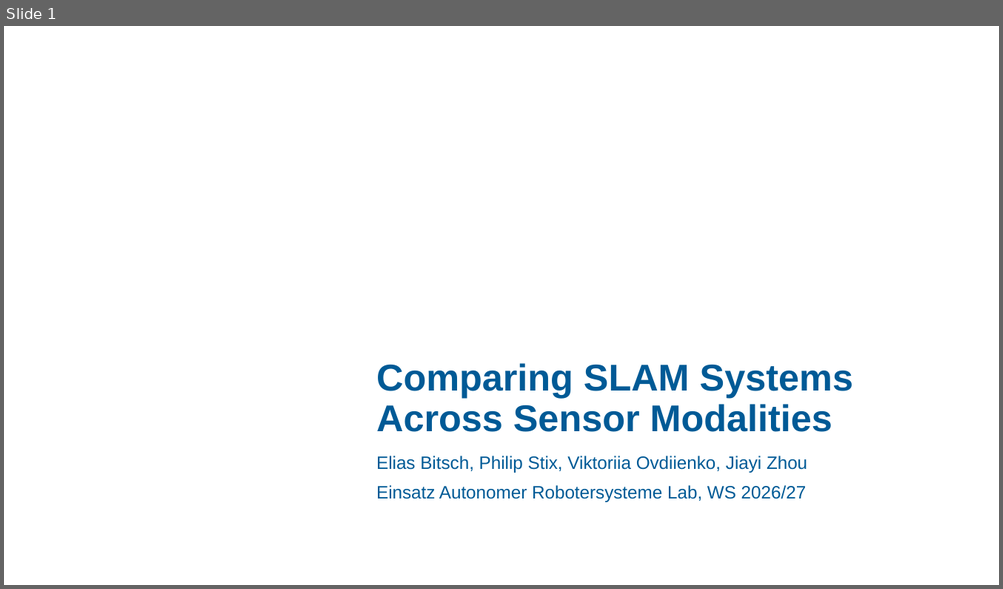
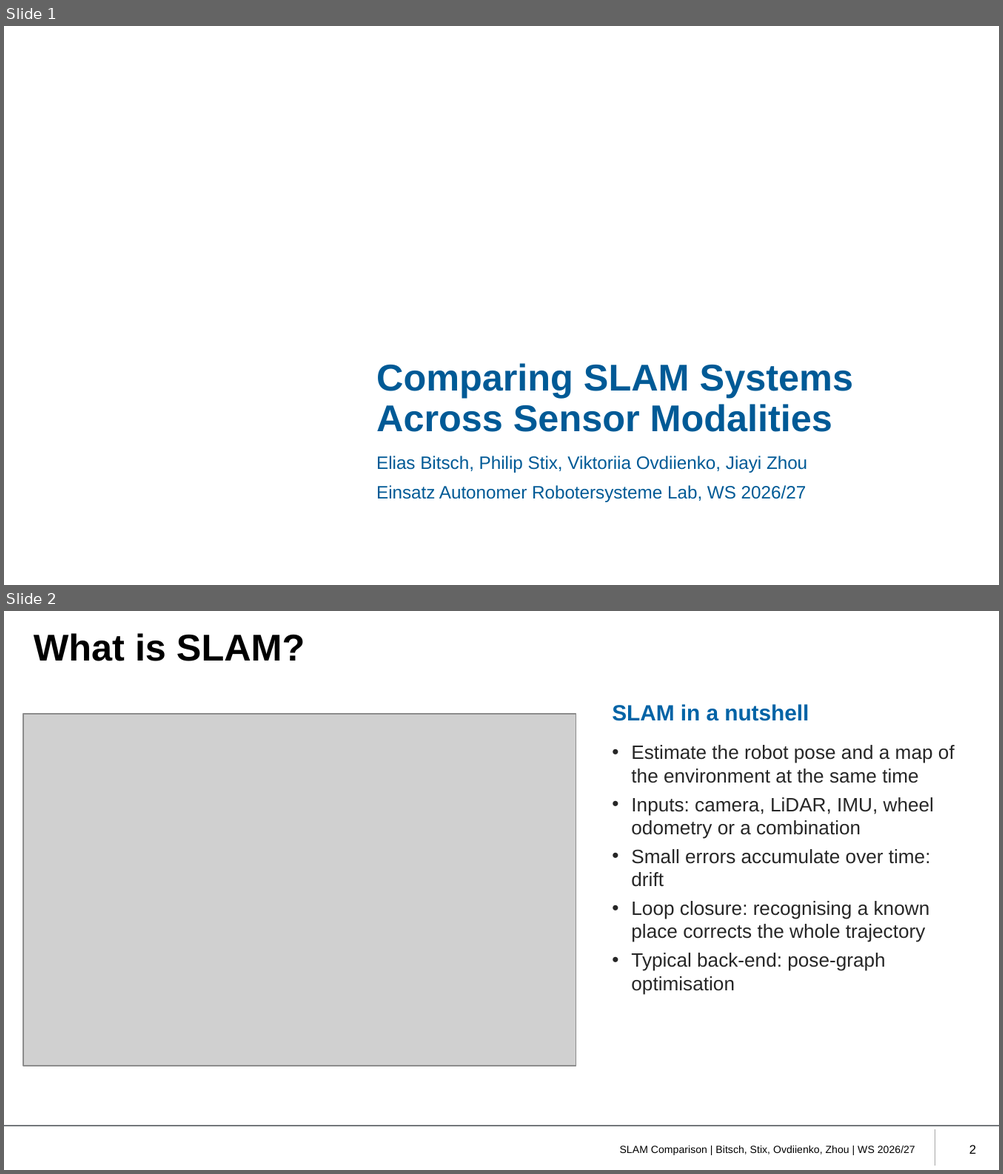
Before and after one commit to eliasbitsch/bEARL, a slide deck: slides/slam_comparison.pptx. Shown one above the other, each under a label of ours: slide 1 before the commit, slides 1 and 2 after it. The pictures are 1003x589 and 1003x1174 pixels, drawn with LibreOffice and Linux fonts; fonts in the diff are those of the drawing; grey boxes stand for pictures; background and template pictures are left out. Boxes give left, top, right and bottom in pixels: in the first picture for what was removed or moved away, otherwise in the second. Text is boxed around its words. In the diff, an @@ line names an element or a change of style, - is before the commit and + after.

```diff
--- a/slides/slam_comparison.pptx
+++ b/slides/slam_comparison.pptx
@@ slide 2 added at (4, 611, 999, 1170), background #FFFFFF @@
@@ title added at (34, 633, 305, 661), 27 pt, text #000000, bold @@
+What is SLAM?
@@ picture added at (23, 713, 576, 1065) @@
@@ text added at (612, 704, 808, 721), 16 pt, text #0063A6, bold @@
+SLAM in a nutshell
@@ text added at (631, 745, 954, 994), 14 pt, text #262626 @@
+• Estimate the robot pose and a map of the environment at the same time
+• Inputs: camera, LiDAR, IMU, wheel odometry or a combination
+• Small errors accumulate over time: drift
+• Loop closure: recognising a known place corrects the whole trajectory
+• Typical back-end: pose-graph optimisation
@@ line added from (4, 1126) to (999, 1126), #72777A 1 pt @@
@@ line added from (935, 1129) to (935, 1166), #A6A6A6 1 pt @@
@@ text added at (620, 1146, 915, 1156), 7.5 pt, text #000000 @@
+SLAM Comparison | Bitsch, Stix, Ovdiienko, Zhou | WS 2026/27
@@ page number added at (969, 1145, 976, 1154), 9 pt, text #000000 @@
+2
```
Also in this commit, not shown: 5 slides changed, 7 other slides added, 4 slides removed.
